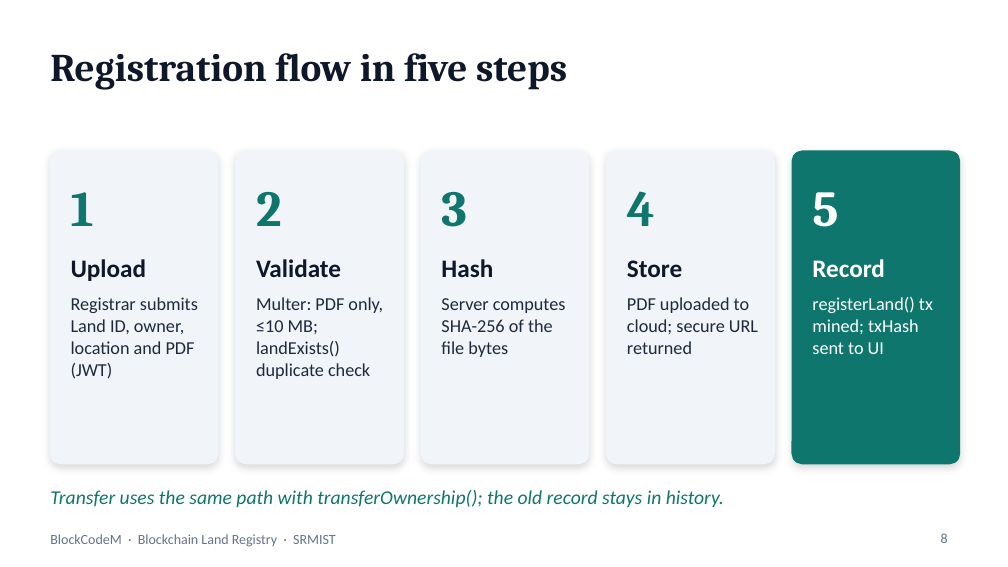
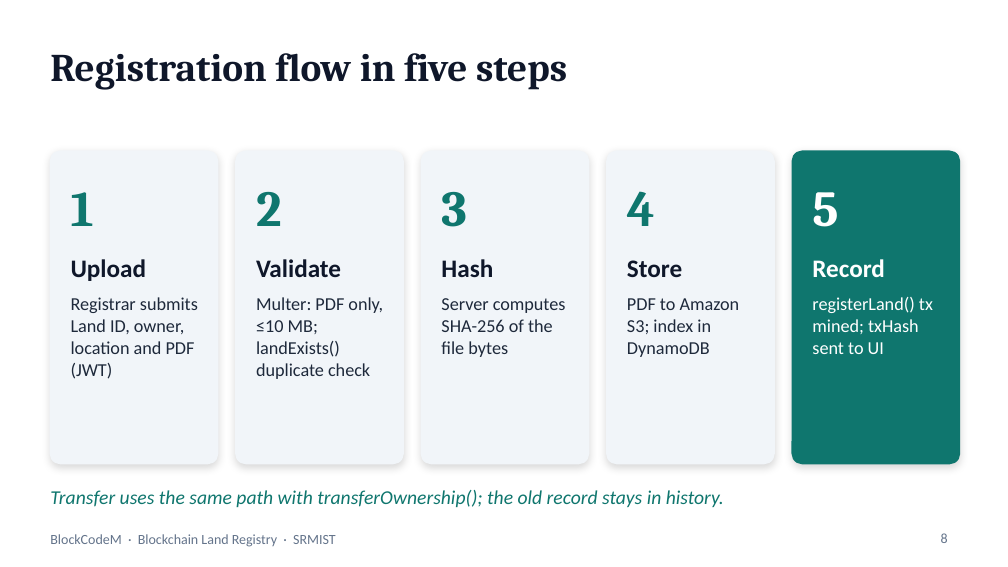
Before and after one commit to Adi-2602/blockchain-land-registry, a slide deck: slide 8 of docs/BlockCodeM_Land_Registry_Final_PPT.pptx. Drawn at 1008x567 pixels with LibreOffice and Linux fonts; fonts in the diff are those of the drawing. Boxes give left, top, right and bottom in pixels: in the first picture for what was removed or moved away, otherwise in the second. Text is boxed around its words. In the diff, an @@ line names an element or a change of style, - is before the commit and + after.

```diff
--- a/docs/BlockCodeM_Land_Registry_Final_PPT.pptx
+++ b/docs/BlockCodeM_Land_Registry_Final_PPT.pptx
@@ text at (x1=627, y1=298, x2=740, y2=357): text changed @@
-PDF uploaded to cloud; secure URL returned
+PDF to Amazon S3; index in DynamoDB
```
Also in this commit, not shown: 7 other slides changed, 5 slides added, 1 slide removed, 5 other files.
